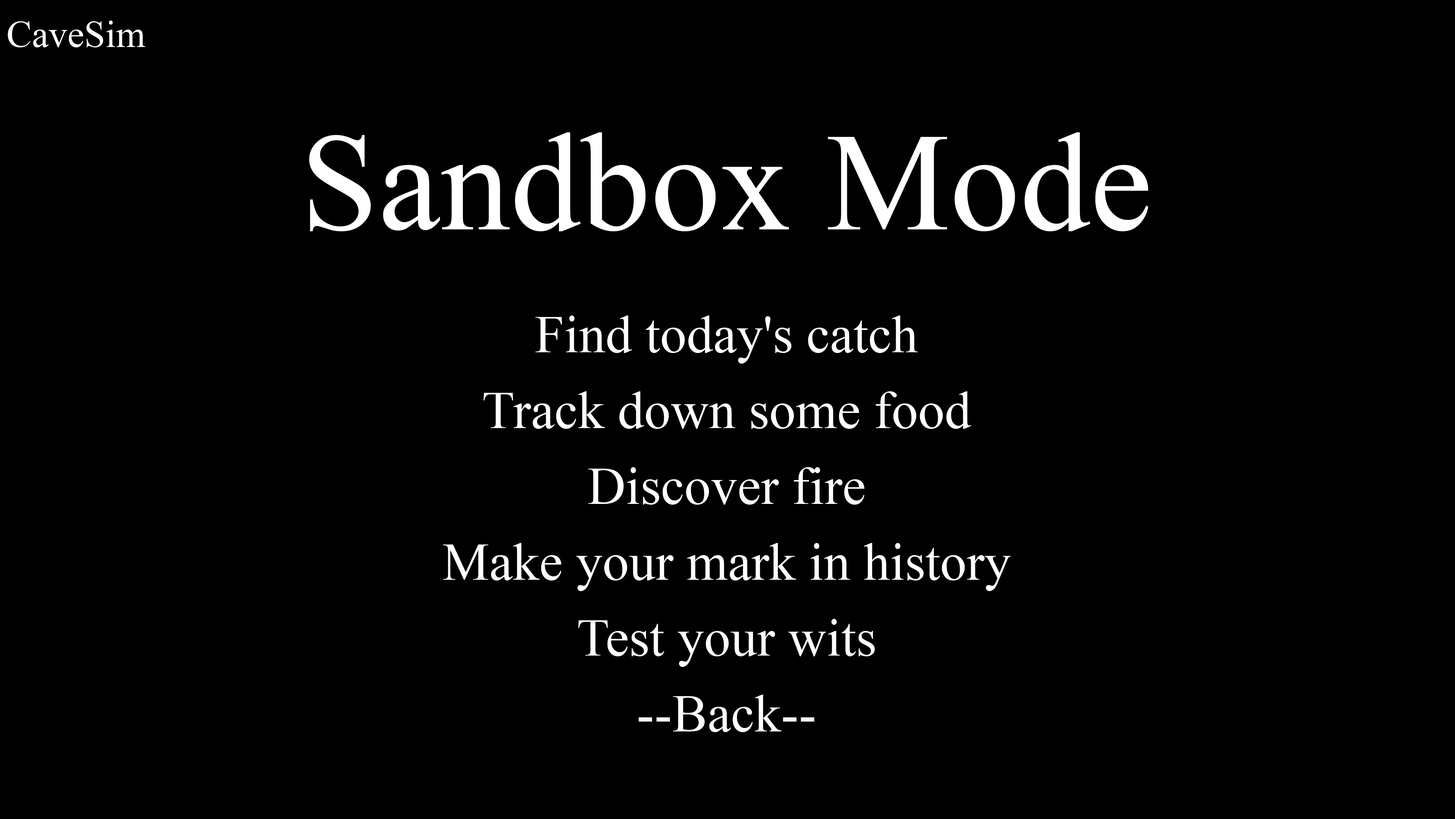
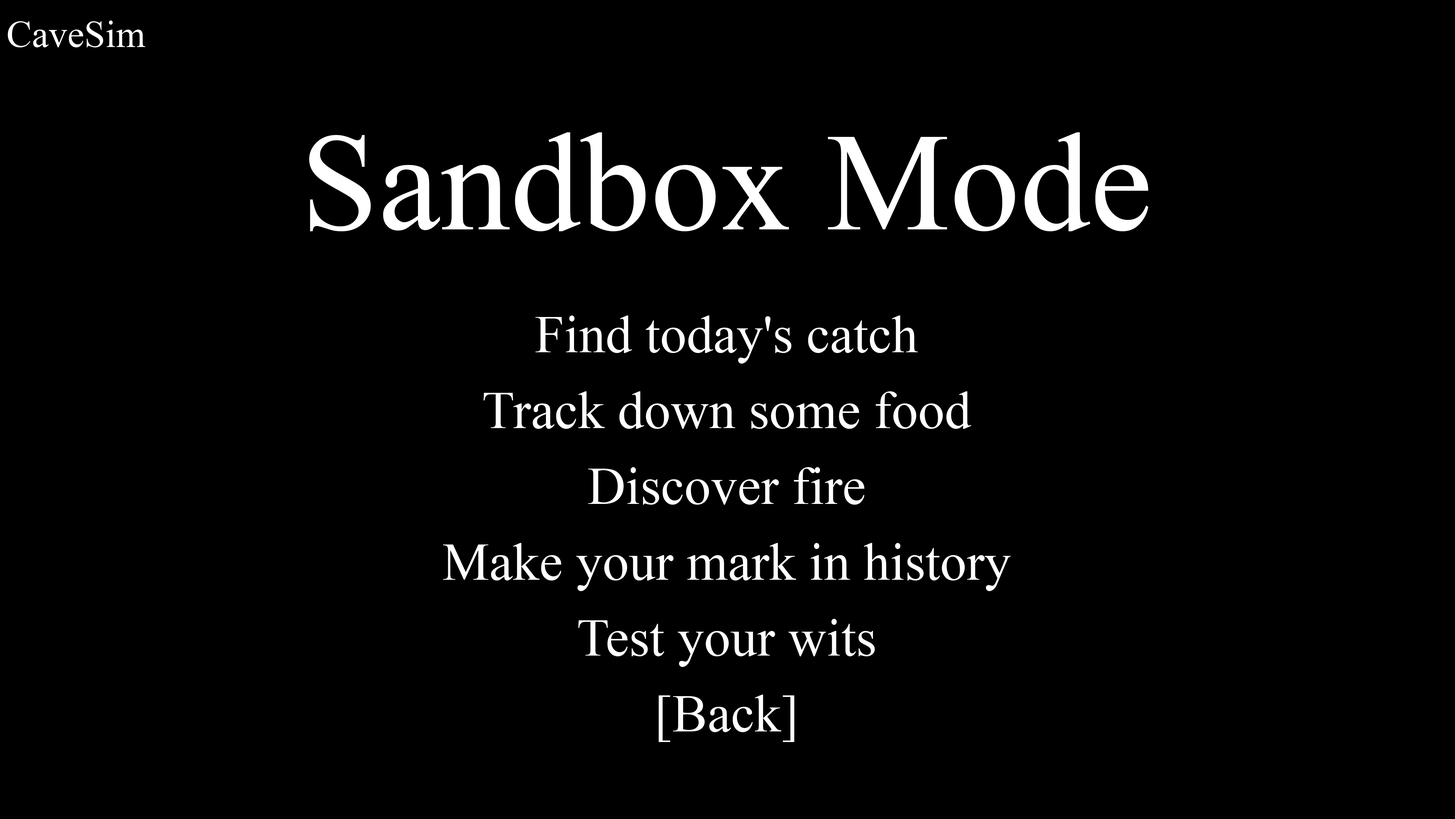
Comparing the layer stacks of the two 1455 x 819 images. Changes:
painted on "Find today's catch ..." over [638, 695, 815, 742]
